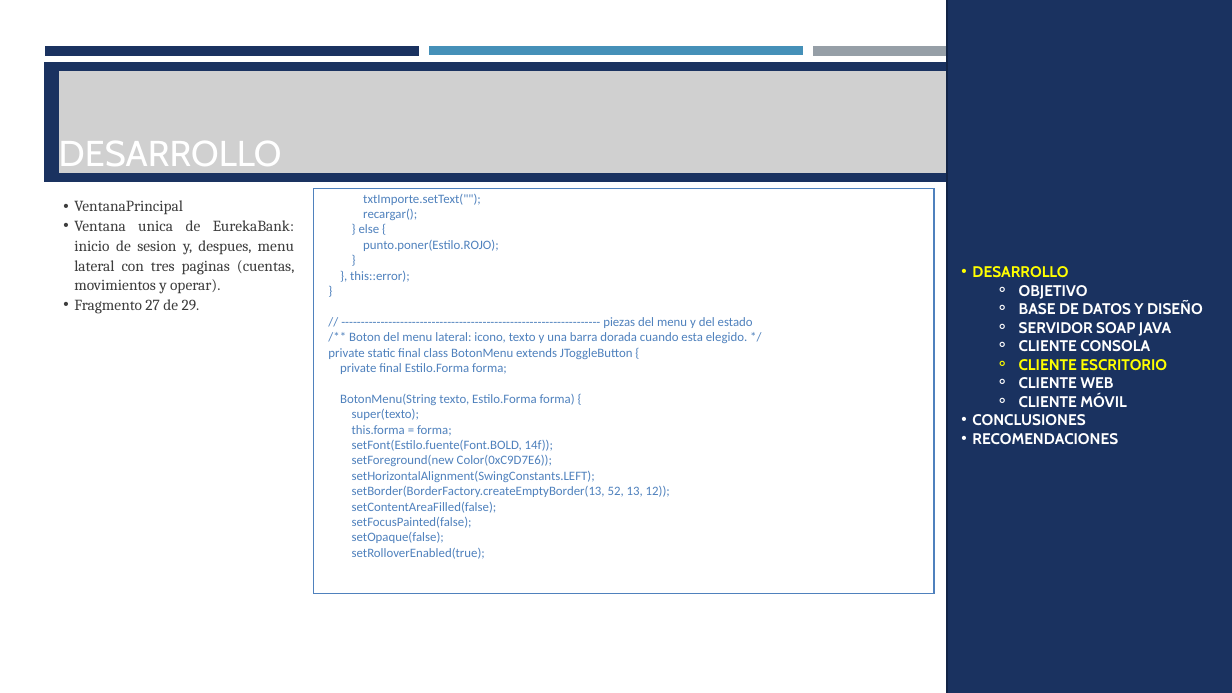
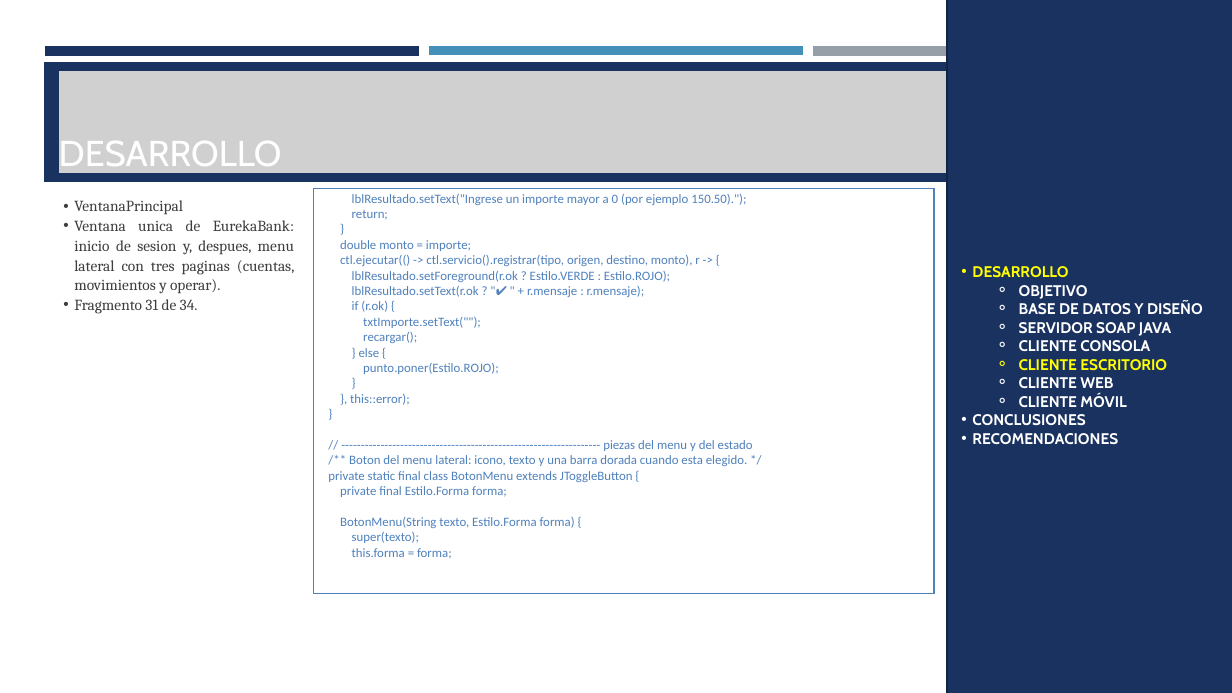
Before and after one commit to ldmoran/PAO202651_ARQSOFT_NRC36883, a slide deck: slide 103 of P1/TG1.1. PAO202651_SOAP_JAVA_EUREKABANK_NRC_36883_GR07/04. DOCUMENTACION/PRESENTACION TG1.1 EurekaBank SOAP Java con BDD LOCAL GR07.pptx (slide 99 before the commit). Drawn at 1232x693 pixels with LibreOffice and Linux fonts; fonts in the diff are those of the drawing; grey boxes stand for pictures. Boxes give left, top, right and bottom in pixels: in the first picture for what was removed or moved away, otherwise in the second. Text is boxed around its words. In the diff, an @@ line names an element or a change of style, - is before the commit and + after.

```diff
--- a/P1/TG1.1. PAO202651_SOAP_JAVA_EUREKABANK_NRC_36883_GR07/04. DOCUMENTACION/PRESENTACION TG1.1 EurekaBank SOAP Java con BDD LOCAL GR07.pptx
+++ b/P1/TG1.1. PAO202651_SOAP_JAVA_EUREKABANK_NRC_36883_GR07/04. DOCUMENTACION/PRESENTACION TG1.1 EurekaBank SOAP Java con BDD LOCAL GR07.pptx
@@ text at (340,194,746,312): paragraphs added @@
+lblResultado.setText("Ingrese un importe mayor a 0 (por ejemplo 150.50).");
+return;
+}
+double monto = importe;
+ctl.ejecutar(() -> ctl.servicio().registrar(tipo, origen, destino, monto), r -> {
+lblResultado.setForeground(r.ok ? Estilo.VERDE : Estilo.ROJO);
+lblResultado.setText(r.ok ? "✔ " + r.mensaje : r.mensaje);
+if (r.ok) {
@@ text at (74,299,198,314): text changed @@
-  • Fragmento 27 de 29.
+  • Fragmento 31 de 34.
@@ text at (352,440,670,559): paragraphs removed @@
-setFont(Estilo.fuente(Font.BOLD, 14f));
-setForeground(new Color(0xC9D7E6));
-setHorizontalAlignment(SwingConstants.LEFT);
-setBorder(BorderFactory.createEmptyBorder(13, 52, 13, 12));
-setContentAreaFilled(false);
-setFocusPainted(false);
-setOpaque(false);
-setRolloverEnabled(true);
```
Also in this commit, not shown: 28 other slides changed, 5 slides added, 33 other files.
